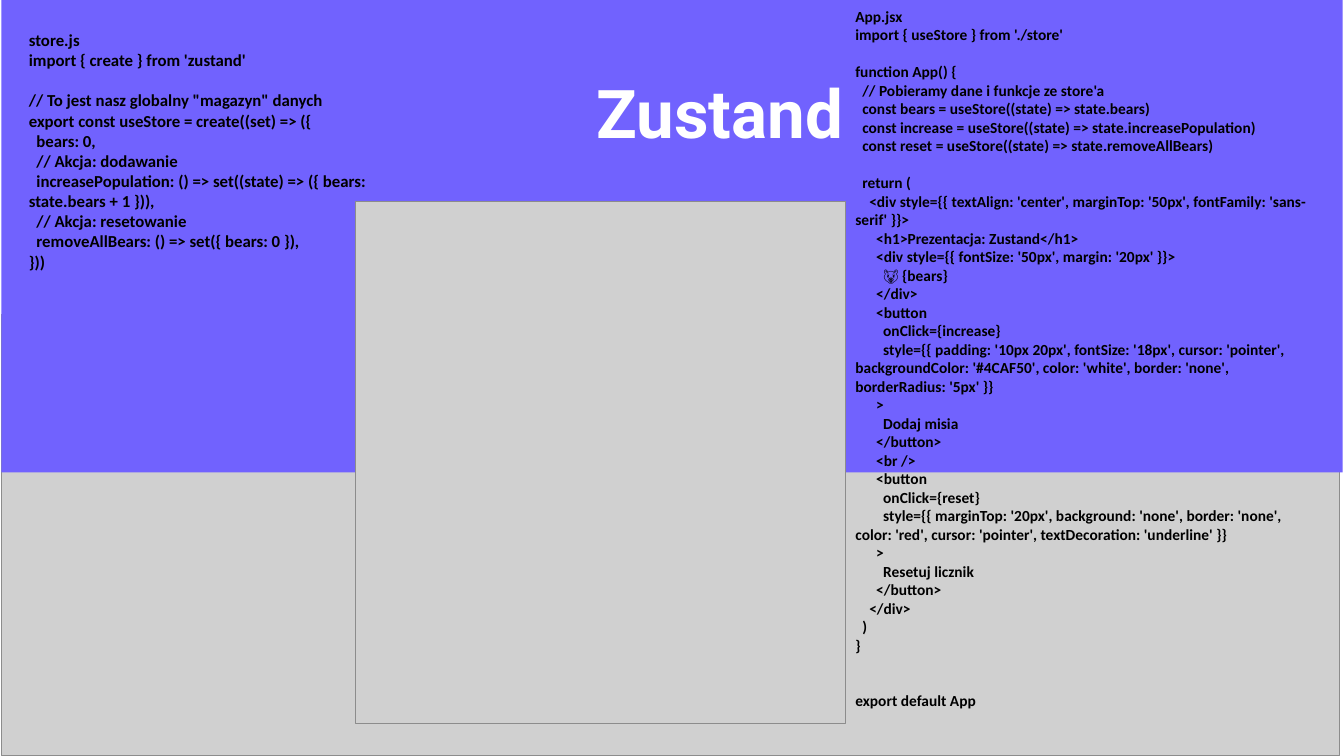
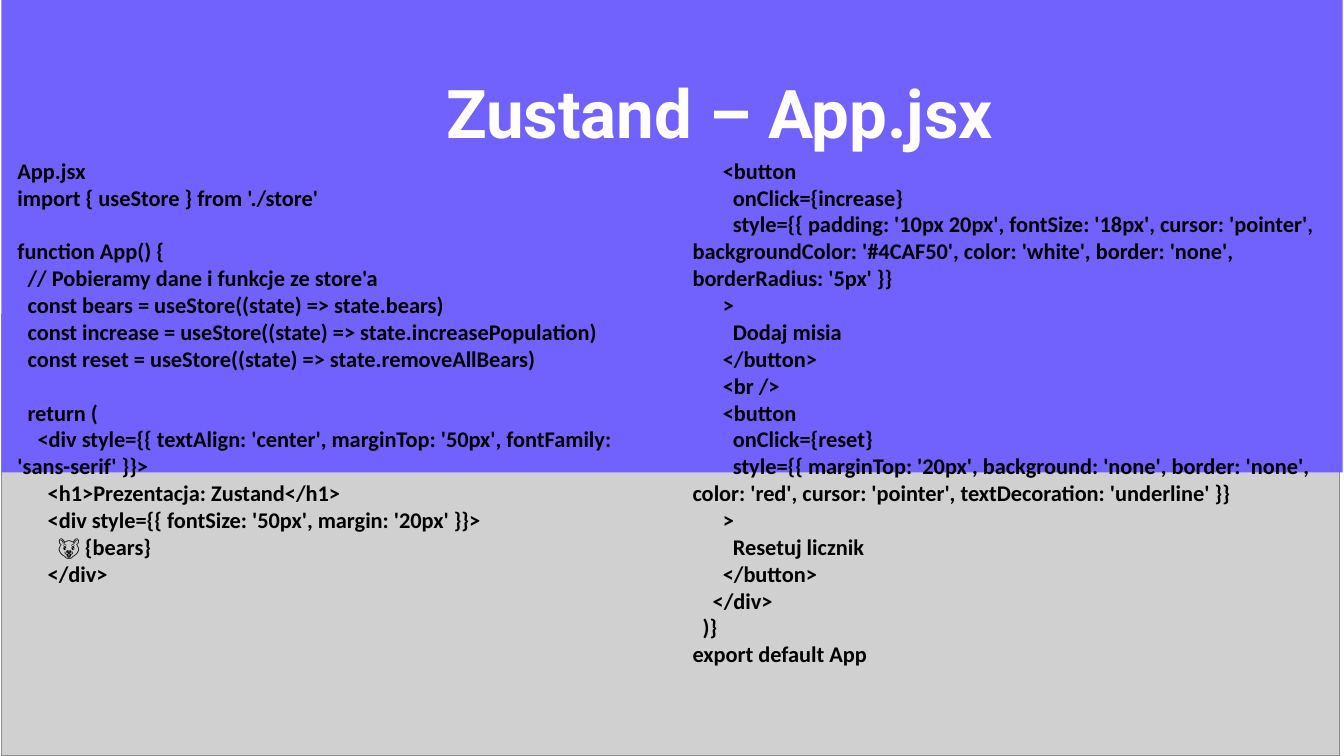
Before and after one commit to annales050990/prezentacja, a slide deck: slide 8 of Zarządzanie stanem Anna Leś.pptx (slide 7 before the commit). Drawn at 1344x756 pixels with LibreOffice and Linux fonts; fonts in the diff are those of the drawing; grey boxes stand for pictures. Boxes give left, top, right and bottom in pixels: in the first picture for what was removed or moved away, otherwise in the second. Text is boxed around its words. In the diff, an @@ line names an element or a change of style, - is before the commit and + after.

Commit message:
Aktualizacja prezentacji - poprawki merytoryczne i językowe

```diff
--- a/Zarządzanie stanem Anna Leś.pptx
+++ b/Zarządzanie stanem Anna Leś.pptx
@@ text at box(855, 11, 1305, 300): paragraphs removed @@
-App.jsx
-import { useStore } from './store'
-function App() {
-// Pobieramy dane i funkcje ze store'a
-const bears = useStore((state) => state.bears)
-const increase = useStore((state) => state.increasePopulation)
-const reset = useStore((state) => state.removeAllBears)
-return (
-<div style={{ textAlign: 'center', marginTop: '50px', fontFamily: 'sans-serif' }}>
-<h1>Prezentacja: Zustand</h1>
-<div style={{ fontSize: '50px', margin: '20px' }}>
-🐻 {bears}
-</div>
@@ title at box(446, 87, 993, 153): text changed @@
-Zustand
+Zustand – App.jsx
@@ text at box(17, 163, 611, 583): text changed; size 12 to 16 pt @@
-store.js
-import { create } from 'zustand'
-// To jest nasz globalny "magazyn" danych
-export const useStore = create((set) => ({
-bears: 0,
-// Akcja: dodawanie
-increasePopulation: () => set((state) => ({ bears: state.bears + 1 })),
-// Akcja: resetowanie
-removeAllBears: () => set({ bears: 0 }),
-}))
+App.jsx
+import { useStore } from './store'
+function App() {
+// Pobieramy dane i funkcje ze store'a
+const bears = useStore((state) => state.bears)
+const increase = useStore((state) => state.increasePopulation)
+const reset = useStore((state) => state.removeAllBears)
+return (
+<div style={{ textAlign: 'center', marginTop: '50px', fontFamily: 'sans-serif' }}>
+<h1>Prezentacja: Zustand</h1>
+<div style={{ fontSize: '50px', margin: '20px' }}>
+🐻 {bears}
+</div>
@@ text at box(693, 163, 1313, 666): text changed; size 11 to 16 pt @@
-)
-}
+)}
@@ text "<button": place and size @@
-text "<button" at box(855, 11, 1305, 709)
+text "<button" at box(693, 163, 1313, 666)
@@ text at box(693, 163, 1313, 666): size 11 to 16 pt @@
@@ picture removed at box(355, 202, 845, 724) @@
@@ text removed at box(463, 697, 902, 737) @@
-TYTUŁ PREZENTACJI
```
Also in this commit, not shown: 3 other slides changed, 6 slides added, 2 slides removed, 1 other file.
